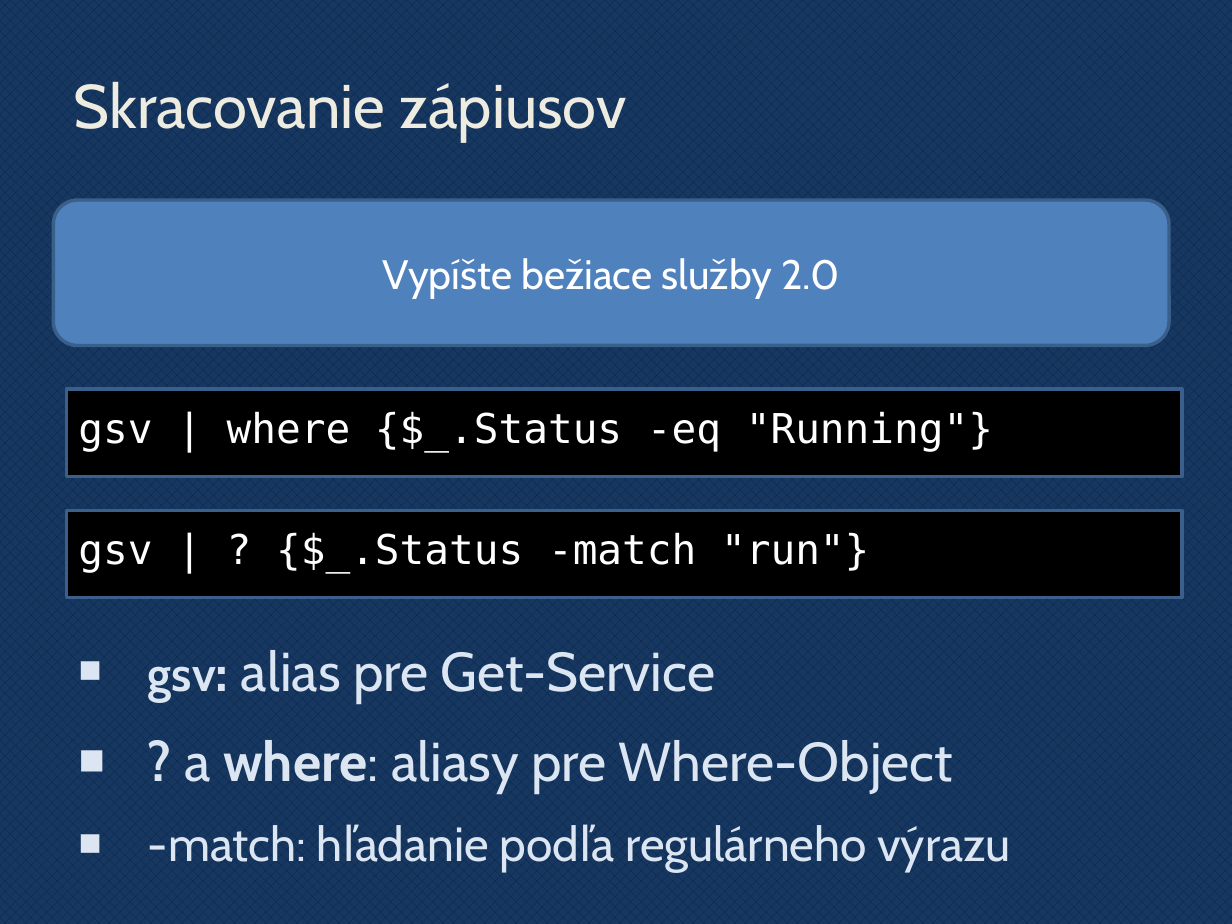
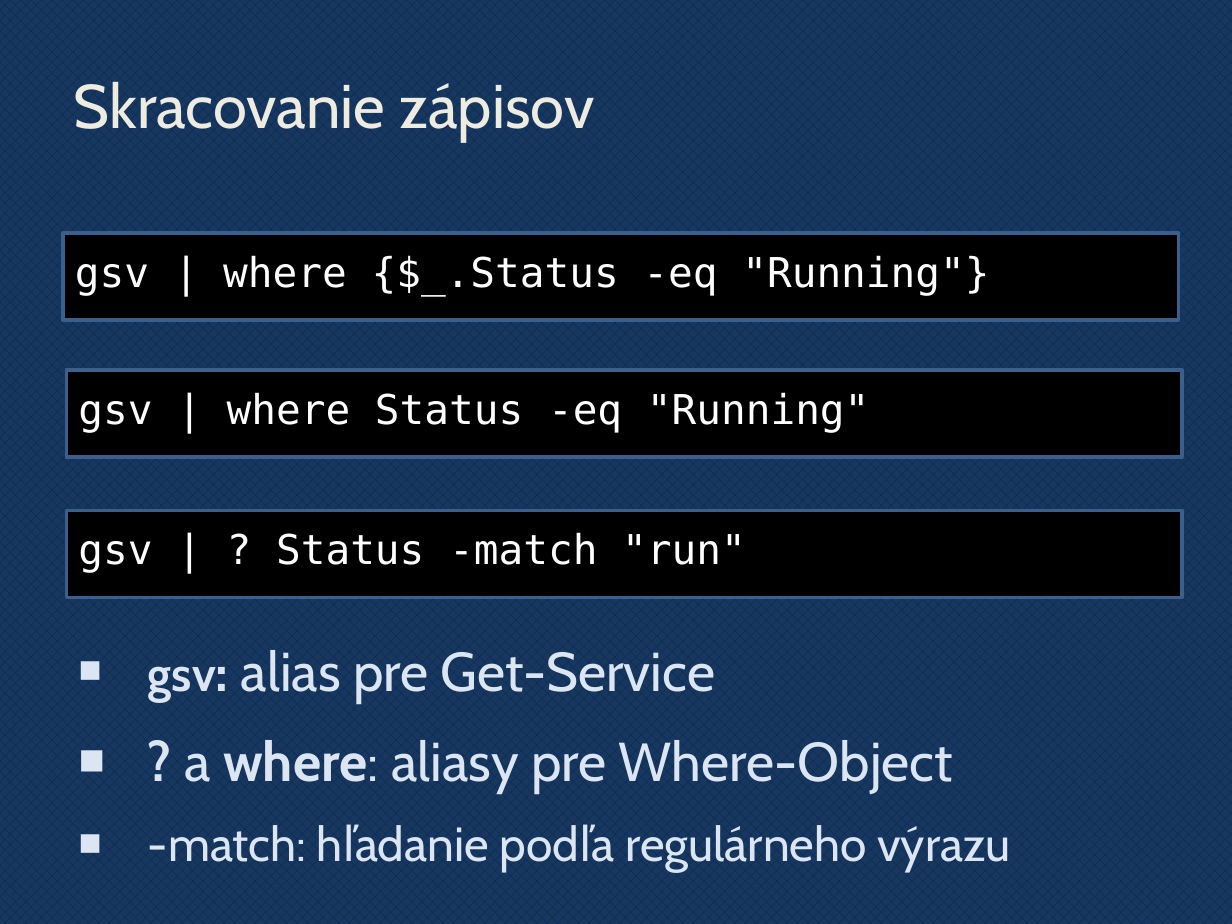
Before and after one commit to novotnyr/powershell-cvicebnica, a slide deck: slide 49 of slides/powershell.pptx. Drawn at 1232x924 pixels with LibreOffice and Linux fonts; fonts in the diff are those of the drawing; background and template pictures are left out. Boxes give left, top, right and bottom in pixels: in the first picture for what was removed or moved away, otherwise in the second. Text is boxed around its words. In the diff, an @@ line names an element or a change of style, - is before the commit and + after.

```diff
--- a/slides/powershell.pptx
+++ b/slides/powershell.pptx
@@ title at (74,81,594,142): text changed @@
-Skracovanie zápiusov
+Skracovanie zápisov
@@ rounded rectangle removed at (53,200,1169,345) @@
-Vypíšte bežiace služby 2.0
@@ rectangle added at (63,233,1179,320), fill #000000, outline #3A5F8C 2 pt, 24 pt, text #FFFFFF @@
+gsv | where {$_.Status -eq "Running"}
@@ rectangle "gsv | where Status -eq ...": place and size @@
-rectangle "gsv | where Status -eq ..." at (67,389,1183,477)
+rectangle "gsv | where Status -eq ..." at (67,370,1183,457)
@@ text in rectangle at (78,392,870,433): text changed @@
-gsv | where {$_.Status -eq "Running"}
+gsv | where Status -eq "Running"
@@ text in rectangle at (78,532,746,573): text changed @@
-gsv | ? {$_.Status -match "run"}
+gsv | ? Status -match "run"
```
Also in this commit, not shown: 19 other slides changed, 2 slides added, 1 slide removed, 1 other file.
